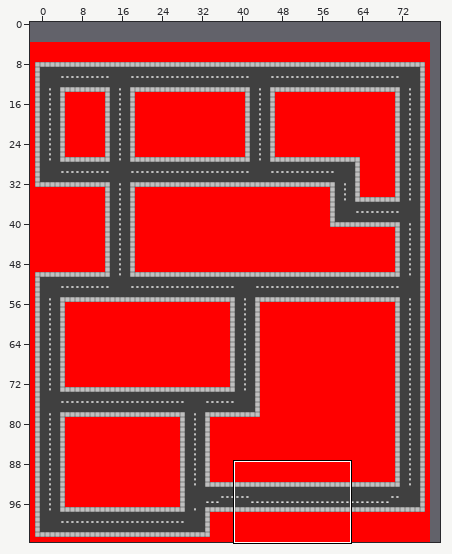
One commit to this Tiled map: taxi-test/android/assets/Maps/prototype.tmx. Above, an overview of the earlier version with the close-up marked.
Close-up. Before the commit:
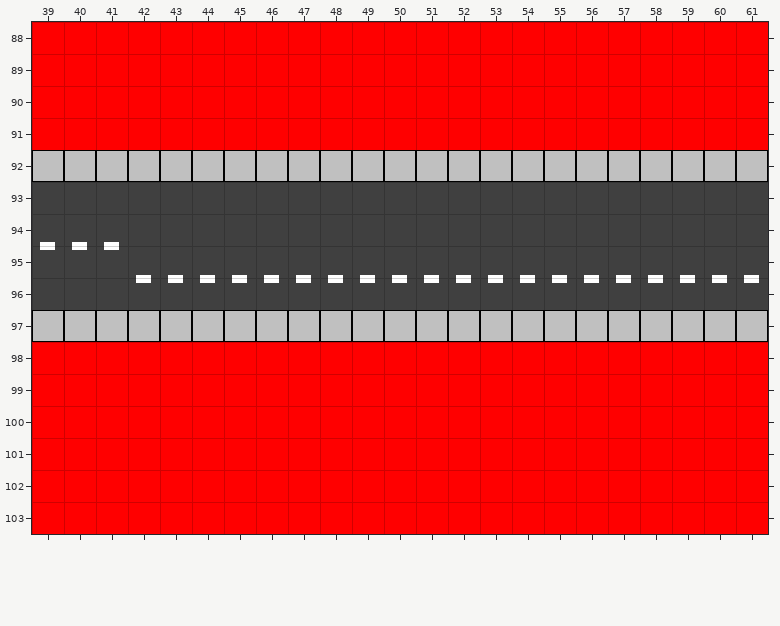
Cells are 32x32 px. Shown: x 39..61, y 88..103. The commit also changed other parts of the map, which this record leaves out. Tiles whose own drawing changed are shown in their newer look in all pictures. The old version is drawn lined up with the new one.
After the commit:
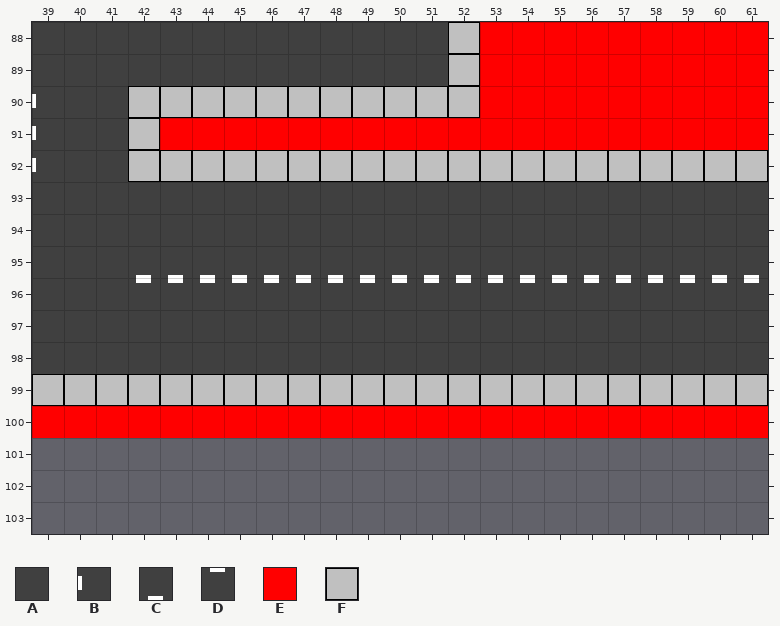
Key: from "Road-Aidan": A 32, B 36, C 64, D 96, E 103, F 192.
_ is an empty cell.
Difference:
map size 80x100 -> 80x101 cells (old content now starts at -2,4; both pictures use the new coordinates)
Layer "Road":
The edit turns tile C into tile A in row 94 at x 39 to 41.
The edit turns tile D into tile A in row 95 at x 39 to 41.
There is now tile A in rows 88 to 89 at x 39 to 51; in rows 90 to 92 at x 40 to 41; in rows 97 to 98 at x 39 to 61.
There is now tile B in rows 90 to 92 at x 39.
Layer "Pavement":
There is now tile F in rows 88 to 89 at x 52; in row 90 at x 42 to 52; in row 91 at x 42; in row 99 at x 39 to 61.
Tile F is removed in row 92 at x 39 to 41; in row 97 at x 39 to 61.
Layer "Buildings":
Tile E is removed in rows 88 to 90 at x 39 to 52; in row 91 at x 39 to 42; in rows 98 to 99 at x 39 to 61; in rows 101 to 103 at x 39 to 61.
Changed places in both close-ups, as pixel boxes (x1, y1, x2, y2):
changed: (32, 22, 480, 182)
changed: (40, 242, 119, 250)
changed: (32, 310, 768, 406)
removed: (32, 438, 768, 534)
